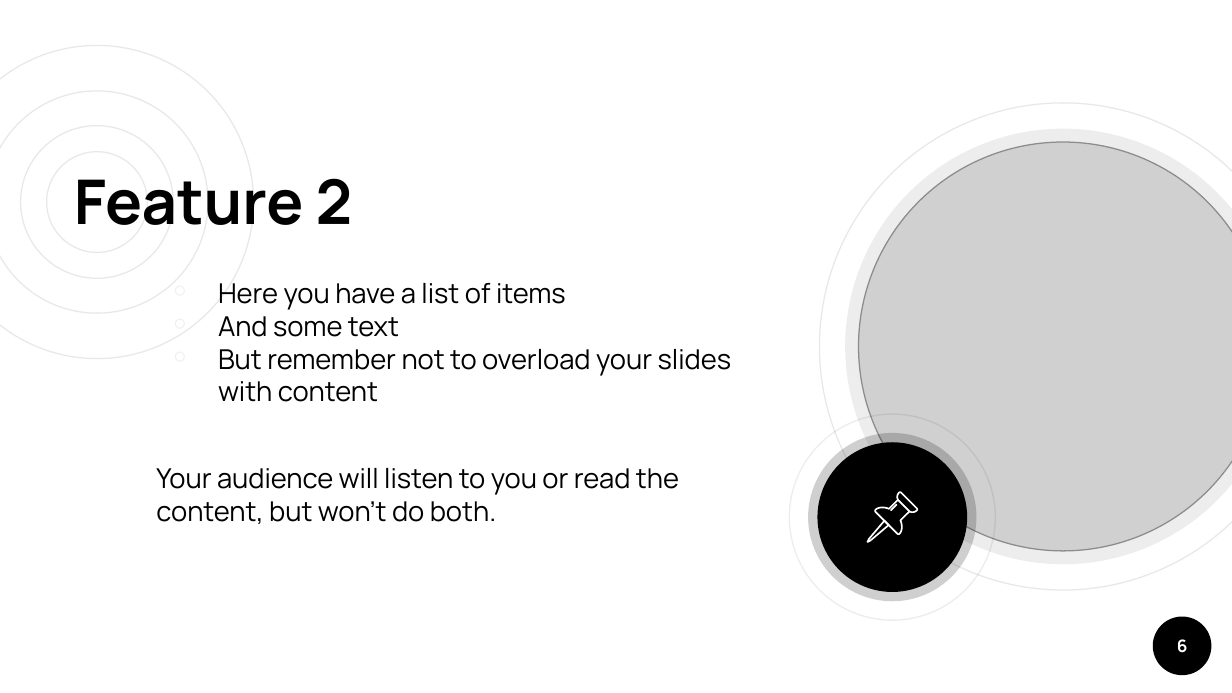
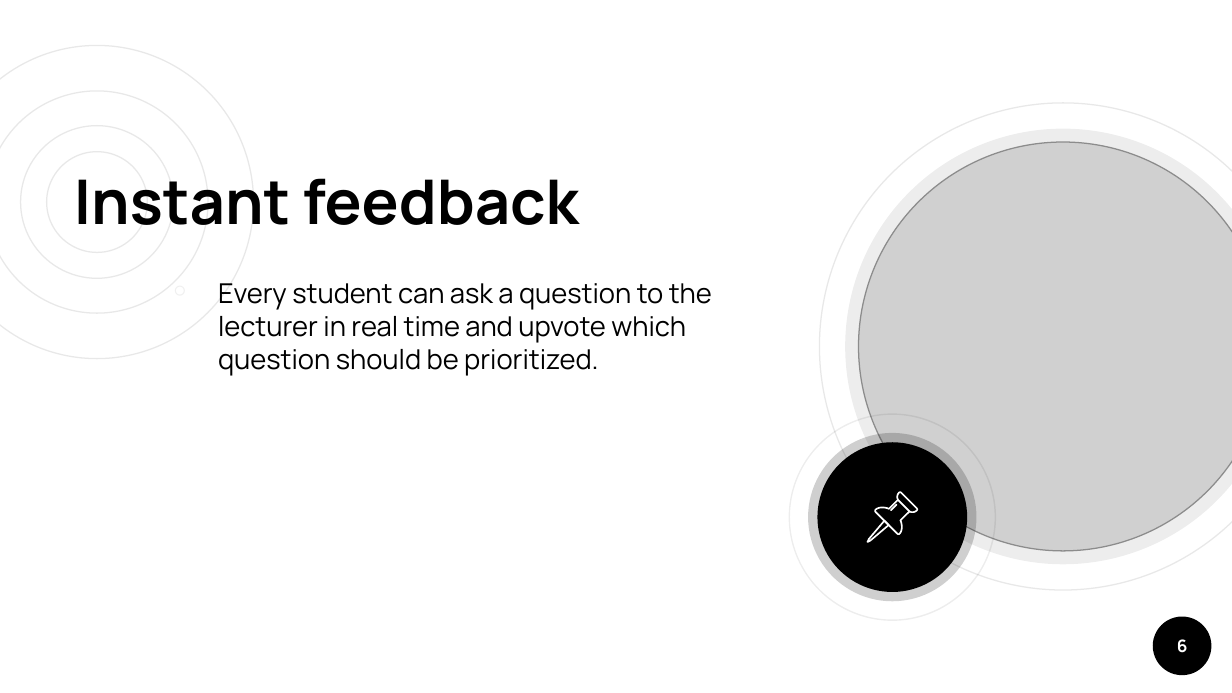
Before and after one commit to IsmaelZaidi/AskNow, a slide deck: slide 6 of docs/presentation/draft/AskNow - Draft Presentation.pptx. Drawn at 1232x693 pixels with LibreOffice and Linux fonts; fonts in the diff are those of the drawing; grey boxes stand for pictures. Boxes give left, top, right and bottom in pixels: in the first picture for what was removed or moved away, otherwise in the second. Text is boxed around its words. In the diff, an @@ line names an element or a change of style, - is before the commit and + after.

Commit message:
my slide

```diff
--- a/docs/presentation/draft/AskNow - Draft Presentation.pptx
+++ b/docs/presentation/draft/AskNow - Draft Presentation.pptx
@@ title at [74, 178, 579, 225]: text changed @@
-Feature 2
+Instant feedback
@@ text at [218, 283, 712, 376]: text changed @@
-￮ Here you have a list of items
-￮ And some text
-￮ But remember not to overload your slides with content
-Your audience will listen to you or read the content, but won’t do both.
+￮ Every student can ask a question to the lecturer in real time and upvote which question should be prioritized.
```
